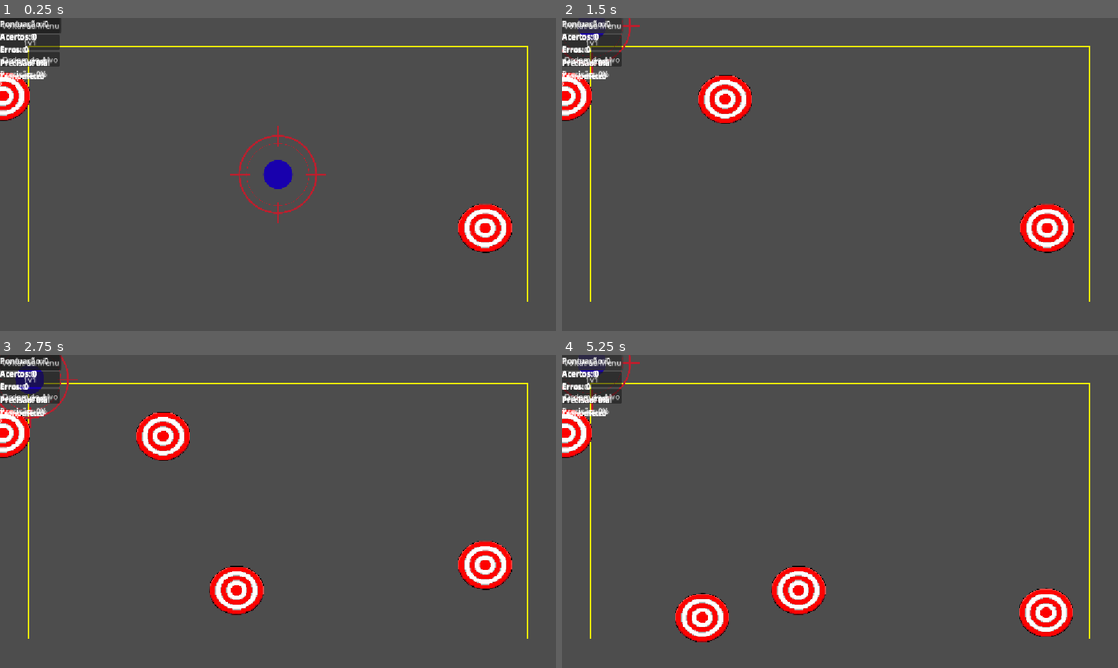
Above: before the commit, frames 1-4 (two rows, left to right).
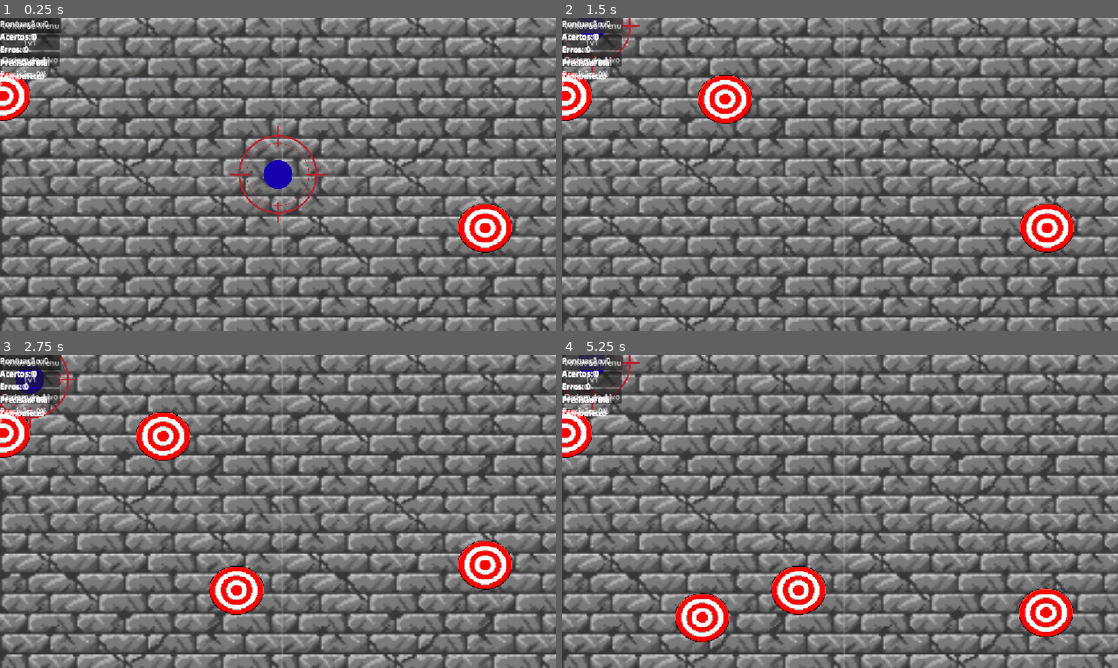
Above: after the commit, the same moments.

Repository: ditoslv/JOGO_CG2VA
Game: Godot game, scene res://TESTES/Teste_core.tscn
The game is run twice, just before and just after one commit, with the same random seed, the same clock (stepped at 60 frames per second) and the same inputs. This scene is started directly instead of the project's main scene.
Inputs:
- Up to frame 1 (0.25 s): no input
- Up to frame 2 (1.5 s): click "Solo" at 0.5 s; click "Solo" at 1.25 s
- Up to frame 3 (2.75 s): click "1v1" at 2 s
- Up to frame 4 (5.25 s): click "Ordem do Alvo" at 2.75 s; click "1v1" at 3.5 s; click "Ordem do Alvo" at 4.25 s; click "Solo" at 5 s

The runs differ from the first frame. In frame 1, 59% of the frame differs, in the area x 0-100%, y 0-100%; in frame 2, 59%; in frame 3, 58%; in frame 4, 58%.

Commit message:
criação do backgrund

Diff:
--- a/AudioManager.tscn
+++ b/AudioManager.tscn
@@ -3,7 +3,7 @@
 [ext_resource type="Script" uid="uid://2egr7a83fkxy" path="res://audio_manager.gd" id="1_2nh25"]
 [ext_resource type="AudioStream" uid="uid://btmokgfedpsa" path="res://audios/arrow-impact.mp3" id="2_sxe6l"]
 [ext_resource type="AudioStream" uid="uid://d323kbxkll7rp" path="res://audios/error-126627.mp3" id="3_mh7xs"]
-[ext_resource type="AudioStream" uid="uid://b4cnmd4elfvx5" path="res://audios/『 Frieren Beyond Journey's End 』Epic OST - Sorikai _ (youtube).mp3" id="4_wda1a"]
+[ext_resource type="AudioStream" uid="uid://r8w5gi734ibt" path="res://audios/musica_de_fundo.mp3" id="4_sxe6l"]
 
 [node name="AudioManager" type="Node" unique_id=135494414]
 script = ExtResource("1_2nh25")
@@ -15,6 +15,6 @@
 stream = ExtResource("3_mh7xs")
 
 [node name="Musica" type="AudioStreamPlayer" parent="." unique_id=2133037119]
-stream = ExtResource("4_wda1a")
+stream = ExtResource("4_sxe6l")
 volume_db = -25.0
 autoplay = true
--- a/TESTES/Teste_core.tscn
+++ b/TESTES/Teste_core.tscn
@@ -10,9 +10,12 @@
 [ext_resource type="PackedScene" uid="uid://dydgxgiy8lrrk" path="res://scenes/modes/order_mode.tscn" id="8_38t1j"]
 [ext_resource type="PackedScene" uid="uid://bb5y78wdwf46d" path="res://scenes/ui/hud.tscn" id="9_142bc"]
 [ext_resource type="PackedScene" uid="uid://bia2ga1ibfc4d" path="res://scenes/ui/result_screen.tscn" id="10_vxhi4"]
+[ext_resource type="PackedScene" uid="uid://bukq5cpybvrge" path="res://scenes7/background.tscn" id="11_38t1j"]
 
 [node name="TesteCore" type="Node2D" unique_id=427464315]
 script = ExtResource("1_2f32m")
+
+[node name="Background" parent="." unique_id=479575969 instance=ExtResource("11_38t1j")]
 
 [node name="Mira" type="Node2D" parent="." unique_id=1937328153]
 script = ExtResource("1_l0h3n")
--- a/scenes7/background.tscn
+++ b/scenes7/background.tscn
@@ -1,8 +1,10 @@
 [gd_scene format=3 uid="uid://bukq5cpybvrge"]
+
+[ext_resource type="Texture2D" uid="uid://bg0xellnt2bn5" path="res://assents/sprites/img_de_parede(final).png" id="1_4ibrk"]
 
 [node name="Background" type="Node2D" unique_id=479575969]
 
-[node name="ColorRect" type="ColorRect" parent="." unique_id=299404415]
-offset_right = 1154.0
-offset_bottom = 646.0
-color = Color(0.6221628, 0.32388467, 0, 1)
+[node name="imagem_de_parede" type="TextureRect" parent="." unique_id=1415520820]
+offset_right = 1156.0
+offset_bottom = 657.0
+texture = ExtResource("1_4ibrk")
Binary file added: assents/sprites/img_backgorund.jpg
Not shown, added: assents/sprites/img_backgorund.jpg.import
Binary file added: assents/sprites/img_de_parede(final).png
Not shown, added: assents/sprites/img_de_parede(final).png.import
Not shown, added: audios/musica_de_fundo.mp3.import
Not shown, removed: audios/『 Frieren Beyond Journey's End 』Epic OST - Sorikai _ (youtube).mp3.import
Not shown, added: audios/musica_de_fundo.mp3
Not shown, changed: audios/『 Frieren Beyond Journey's End 』Epic OST - Sorikai _ (youtube).mp3
